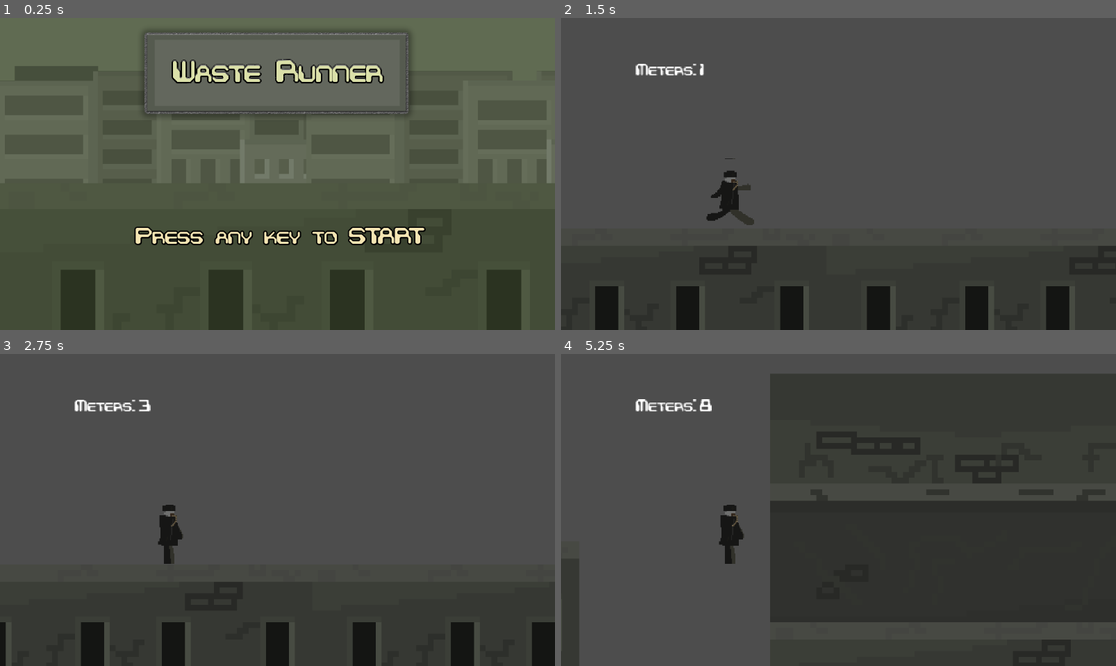
Above: before the commit, frames 1-4 (two rows, left to right).
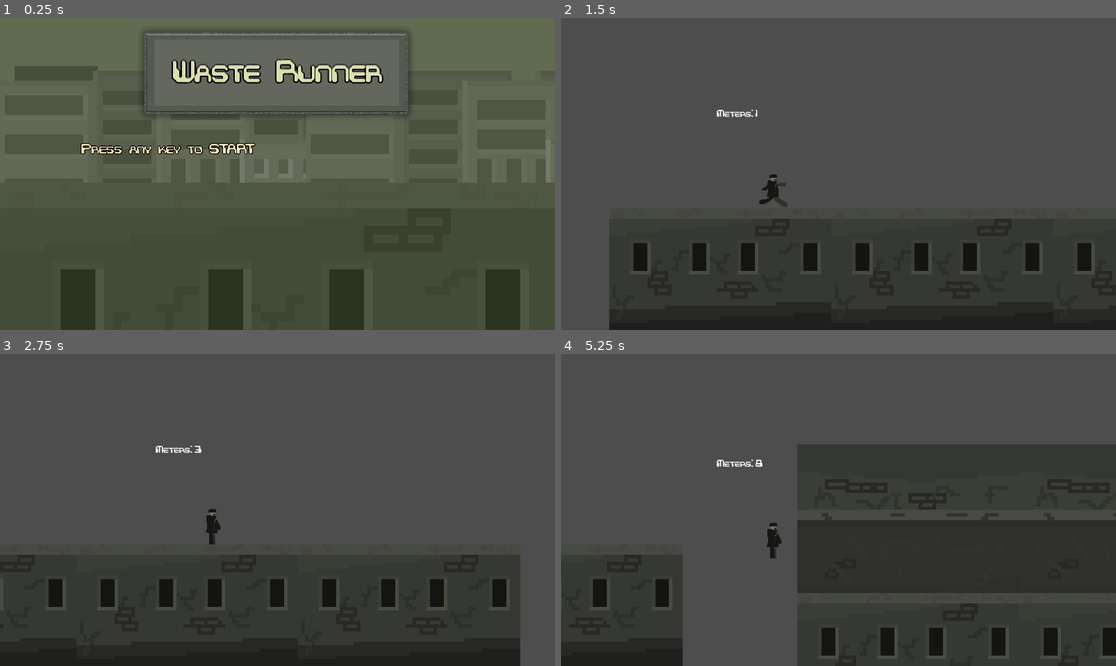
Above: after the commit, the same moments.

Repository: Dyspor/cplatformer
Game: Godot game, scene res://Data/Menus/MainMenu/MainMenu.tscn
The game is run twice, just before and just after one commit, with the same random seed, the same clock (stepped at 60 frames per second) and the same inputs.
Inputs:
- Up to frame 1 (0.25 s): no input
- Up to frame 2 (1.5 s): tap Enter at 0.5 s; tap Space (Jump) at 0.77 s
- Up to frame 3 (2.75 s): tap Space (Jump) at 1.52 s
- Up to frame 4 (5.25 s): tap Space (Jump) at 3.02, 3.77, 4.52 s

The runs differ from the first frame. In frame 1, 3.4% of the frame differs, in the area x 14-100%, y 4-100%; in frame 2, 8.1%; in frame 3, 8.3%; in frame 4, 23%, in the area x 0-100%, y 6-100%.

Commit message:
sze window

Diff:
--- a/Data/Menus/MainMenu/MainMenu.tscn
+++ b/Data/Menus/MainMenu/MainMenu.tscn
@@ -6,9 +6,10 @@
 
 [node name="MainMenu" type="Control"]
 layout_mode = 3
-anchors_preset = 15
-anchor_right = 1.0
-anchor_bottom = 1.0
+anchor_right = 1.667
+anchor_bottom = 1.667
+offset_right = -0.384033
+offset_bottom = -0.216064
 grow_horizontal = 2
 grow_vertical = 2
 size_flags_horizontal = 3
@@ -17,10 +18,11 @@
 
 [node name="TextureRect" type="TextureRect" parent="."]
 layout_mode = 0
-offset_right = 1153.0
-offset_bottom = 649.0
+offset_right = 1920.0
+offset_bottom = 1080.0
 texture = ExtResource("1_gvy0u")
-expand_mode = 3
+expand_mode = 1
+stretch_mode = 6
 
 [node name="Label" type="Label" parent="."]
 layout_mode = 0
--- a/project.godot
+++ b/project.godot
@@ -17,6 +17,12 @@
 run/main_scene="res://Data/Menus/MainMenu/MainMenu.tscn"
 config/features=PackedStringArray("4.3", "GL Compatibility")
 config/icon="res://Data/Project/CP-LogoWasteRunnerIcon.png"
+
+[display]
+
+window/size/viewport_width=1920
+window/size/viewport_height=1080
+window/size/mode=2
 
 [file_customization]
 
